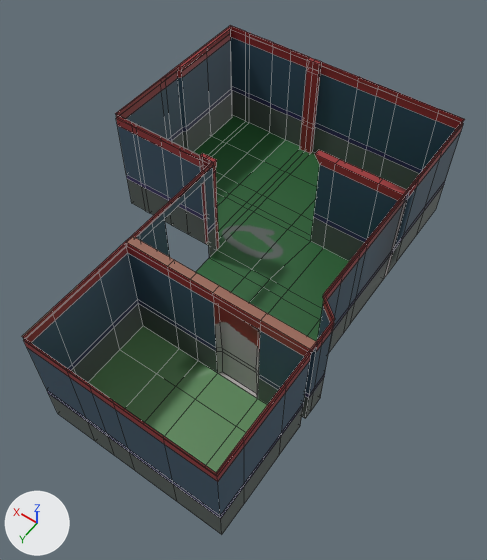
An edit to the FBX model Graphic/TutorialObjects/M_InHouse_Up.fbx, drawn before and after from the same camera.
One viewpoint serves both versions: a 50 mm lens placed at (-4.62, 7.74, 12.36), pointed at (0.63, 0.4, 0.82). Arrows for +X, +Y and +Z are at lower left; the lights stay in place. Mesh edges are drawn as thin lines. Where no turn or scale is listed for an object, it has been applied to the vertices.

The older version as bpy lines, for what is in view:
```python
me_plane = bpy.data.meshes.new('Plane')
me_plane.from_pydata(...)  # 656 vertices, 616 faces; spans x -2.05..4.76, y -4.82..4.82, z -0.02..2.81
me_plane.materials.append(mat_material_004)  # picture img_inhouse_png
# before: 470 (-0.92, 2.14, 0.85) at pixel (256, 372), 471 (-0.1, 2.14, 0.99) at pixel (222, 348), 472 (-0.92, 2.14, 0.99) at pixel (256, 369), 473 (-0.95, 2.14, 2.44), 476 (-0.95, 2.08, 0.85)
# before: 477 (-0.95, 2.08, 0.99), 478 (-0.95, 2.08, 2.44), 480 (-0.1, 2.14, 0.85) at pixel (222, 351), 481 (-0.07, 2.14, 2.44), 483 (-0.08, 2.08, 0.85)
# before: 484 (-0.08, 2.08, 0.99), 485 (-0.07, 2.08, 2.44), 534 (-0.95, 2.08, 0.04), 535 (-0.07, 2.08, 0.04), 546 (-0.95, 2.14, 0.04) at pixel (256, 393)
# before: 549 (-0.07, 2.14, 0.04) at pixel (222, 371)
ob_house_up = bpy.data.objects.new('House_Up', me_plane)
ob_house_up.location = (0.0, 0.0, 0.0)
```
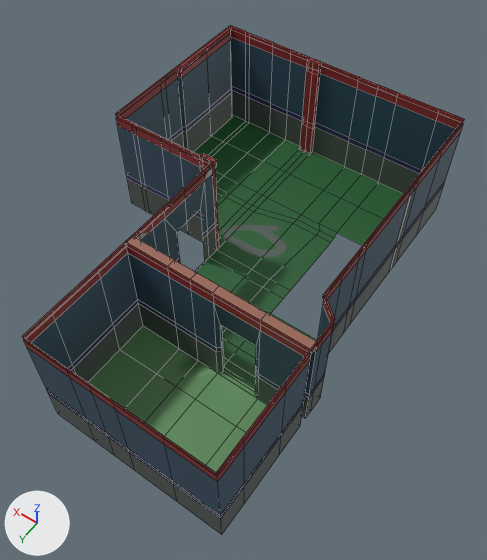
Changed parts and their boxes (x1, y1, x2, y2) in the pictures (487 x 560 px; the box of a moved part takes in the faces that stretch with it):
part 1 of me_plane, cut back
    before: (217, 150, 420, 341)
    after: (165, 174, 420, 341)
part 2 of me_plane, moved or reshaped
    both: (214, 304, 260, 398)
part 3 of me_plane, surface changed (blue to brown)
    both: (136, 167, 218, 373)

The change in detail:
me_plane is used by ob_house_up; location (0.0, 0.0, 0.0).
Verts and faces of me_plane; kept vertices keep their numbers, new ones are numbered from 656.
me_plane had 656 vertices, 616 faces and spanned x -2.05..4.76, y -4.82..4.82, z -0.02..2.81.
me_plane now has 640 vertices, 592 faces and spans x -2.05..4.76, y -4.82..4.82, z -0.02..2.81.
Part 1, on me_plane:
41 vertices are removed from x -1.63..0.52, y -2.21..-0.49, z 0.0..2.7.
59 faces are deleted.
8 vertices in x -1.63..1.03, y -2.21..-2.04, z 0.0..2.81 move by (0.0, -0.25, 0.0).
5 vertices move from x -1.03..0.0, y -0.49..0.45, z 0.0 to x -1.35..0.36, y -2.29..0.29, z 0.0.
25 vertices are added at x -1.63..2.05, y -2.46..0.81, z 0.0..2.7.
33 new faces join them.
Part 2, on me_plane:
Faces deleted: (471, 472, 473, 481), (476, 534, 535, 483), (470, 480, 549, 546), (477, 484, 485, 478), (476, 483, 484, 477), (470, 472, 471, 480).
Vertices 476, 477, 534, 546 move by (0.04, 0.0, 0.0).
Vertex 470 moves to (-0.91, 2.14, 0.85), pixel (255, 372).
Vertex 472 moves to (-0.91, 2.14, 0.99), pixel (255, 368).
Vertex 471 moves to (-0.08, 2.14, 0.99), pixel (221, 347).
Vertex 480 moves to (-0.08, 2.14, 0.85), pixel (221, 351).
Vertex 473 moves to (-0.91, 2.14, 1.79), pixel (256, 346).
Vertex 478 moves to (-0.91, 2.08, 1.79).
Vertex 481 moves to (-0.08, 2.14, 1.79), pixel (220, 324).
Vertex 485 moves to (-0.08, 2.08, 1.79).
Vertex 535 moves to (-0.08, 2.08, 0.04), pixel (224, 369).
Vertex 549 moves to (-0.08, 2.14, 0.04), pixel (222, 371).
New faces: (470, 472, 477, 476), (470, 476, 534, 546), (534, 535, 549, 546), (471, 480, 483, 484), (480, 549, 535, 483), (471, 484, 485, 481).
New faces: (472, 473, 478, 477), (473, 481, 485, 478).
me_plane part 3: 47 kept faces spanning x -2.05..2.05, y -0.49..2.21, z 0.0..2.69 get new texture (UV) coordinates.
